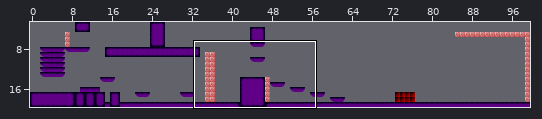
An edit to a level. Tiled map, core/assets/maps/MyMap.tmx. Above: a wide view before the commit, with the close-up outlined.
Close-up. As it was:
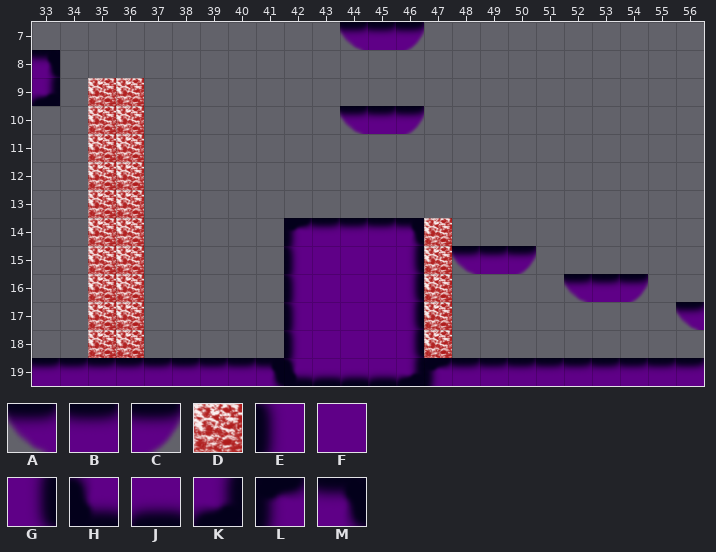
Cells are 180x180 px. Shown: x 33..56, y 7..19. The commit also changed other parts of the map, which this record leaves out.
Key: from "Test_Tileset": A 0, B 1, C 2, D 3, E 10, F 11, G 12, H 20, J 21, K 22, L 30, M 32.
_ is an empty cell.
Layer "mainLayer" before, first column x 33:
 7 ___________ABC__________
 8 M_______________________
 9 K_DD____________________
10 __DD_______ABC__________
11 __DD____________________
12 __DD____________________
13 __DD____________________
14 __DD_____LBBBMD_________
15 __DD_____EFFFGDABC______
16 __DD_____EFFFGD____ABC__
17 __DD_____EFFFGD________A
18 __DD_____EFFFGD_________
19 BBBBBBBBMHJJJKLBBBBBBBBB
New version:
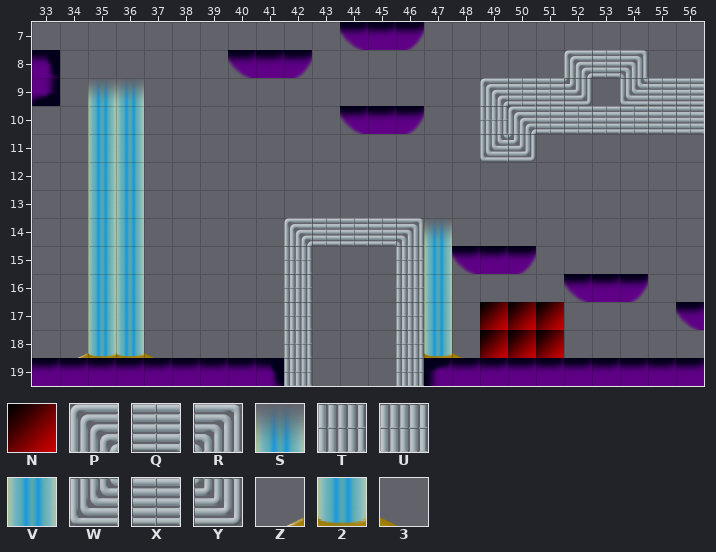
Further tiles: from "Damage": N 0; from "Tileset2": P 1, Q 2, R 3, S 4, T 5, U 7, V 8, W 9, X 10, Y 11, Z 12, 2 13, 3 14.
See-through tiles are keyed as they look on the map.
The edit:
Changed rows in their new state; . is an unchanged cell.
Layer "mainLayer":
first column x 34:
 8 ......ABC.........PQR..
 9 .SS............PQQY.WXQ
10 .VV............TPQQQQQQ
11 .VV............WY......
12 .VV....................
13 .VV....................
14 .VV.....PQQQRS.........
15 .VV.....T___UV.........
16 .VV.....T___UV.........
17 .VV.....T___UV.NNN.....
18 Z223....T___U23NNN.....
19 ........T___U..........
Pixel boxes of the changes (left, top, right, bottom) in both close-ups:
added: (228, 50, 312, 78)
added: (480, 50, 704, 162)
changed: (78, 78, 154, 358)
changed: (284, 218, 564, 386)
